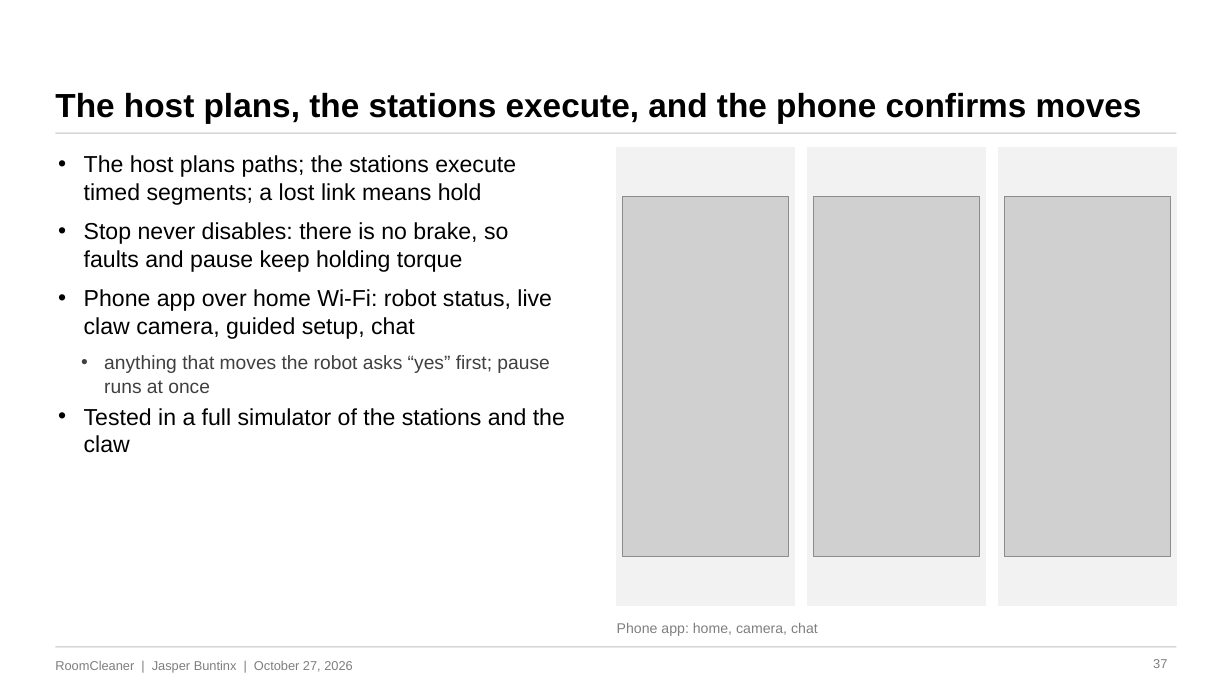
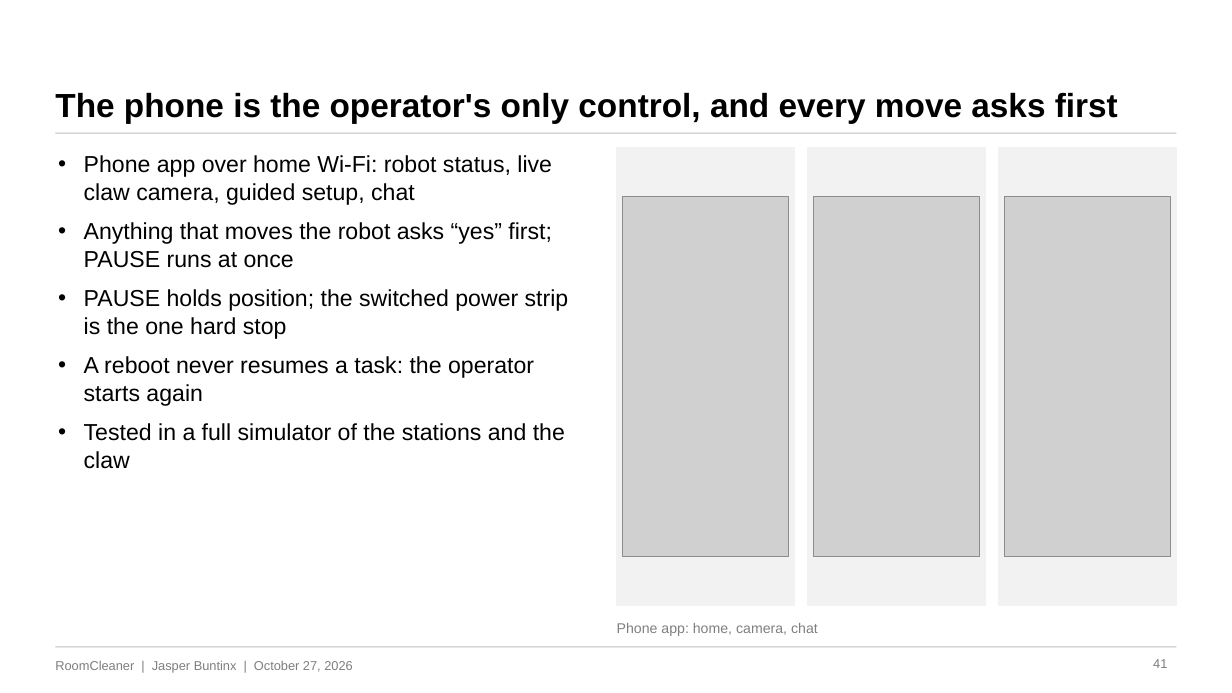
Before and after one commit to Jaspario1199/RoomCleaner, a slide deck: slide 41 of docs/presentation/deck_v4/RoomCleaner_Buntinx_Oct27_v4.pptx (slide 37 before the commit). Drawn at 1232x693 pixels with LibreOffice and Linux fonts; fonts in the diff are those of the drawing; grey boxes stand for pictures. Boxes give left, top, right and bottom in pixels: in the first picture for what was removed or moved away, otherwise in the second. Text is boxed around its words. In the diff, an @@ line names an element or a change of style, - is before the commit and + after.

```diff
--- a/docs/presentation/deck_v4/RoomCleaner_Buntinx_Oct27_v4.pptx
+++ b/docs/presentation/deck_v4/RoomCleaner_Buntinx_Oct27_v4.pptx
@@ text at [55,92,1118,123]: text changed @@
-The host plans, the stations execute, and the phone confirms moves
+The phone is the operator's only control, and every move asks first
@@ text at [84,155,516,272]: paragraphs removed @@
-• The host plans paths; the stations execute timed segments; a lost link means hold
-• Stop never disables: there is no brake, so faults and pause keep holding torque
@@ text at [84,222,569,406]: text changed; size 15 to 18 pt; text colour #404040 to #000000 @@
-  • anything that moves the robot asks “yes” first; pause runs at once
+• Anything that moves the robot asks “yes” first; PAUSE runs at once
+• PAUSE holds position; the switched power strip is the one hard stop
+• A reboot never resumes a task: the operator starts again
@@ page number at [1153,659,1167,668]: text changed @@
-37
+41
```
Also in this commit, not shown: 3 other slides changed, 5 slides added, 2 other files.
